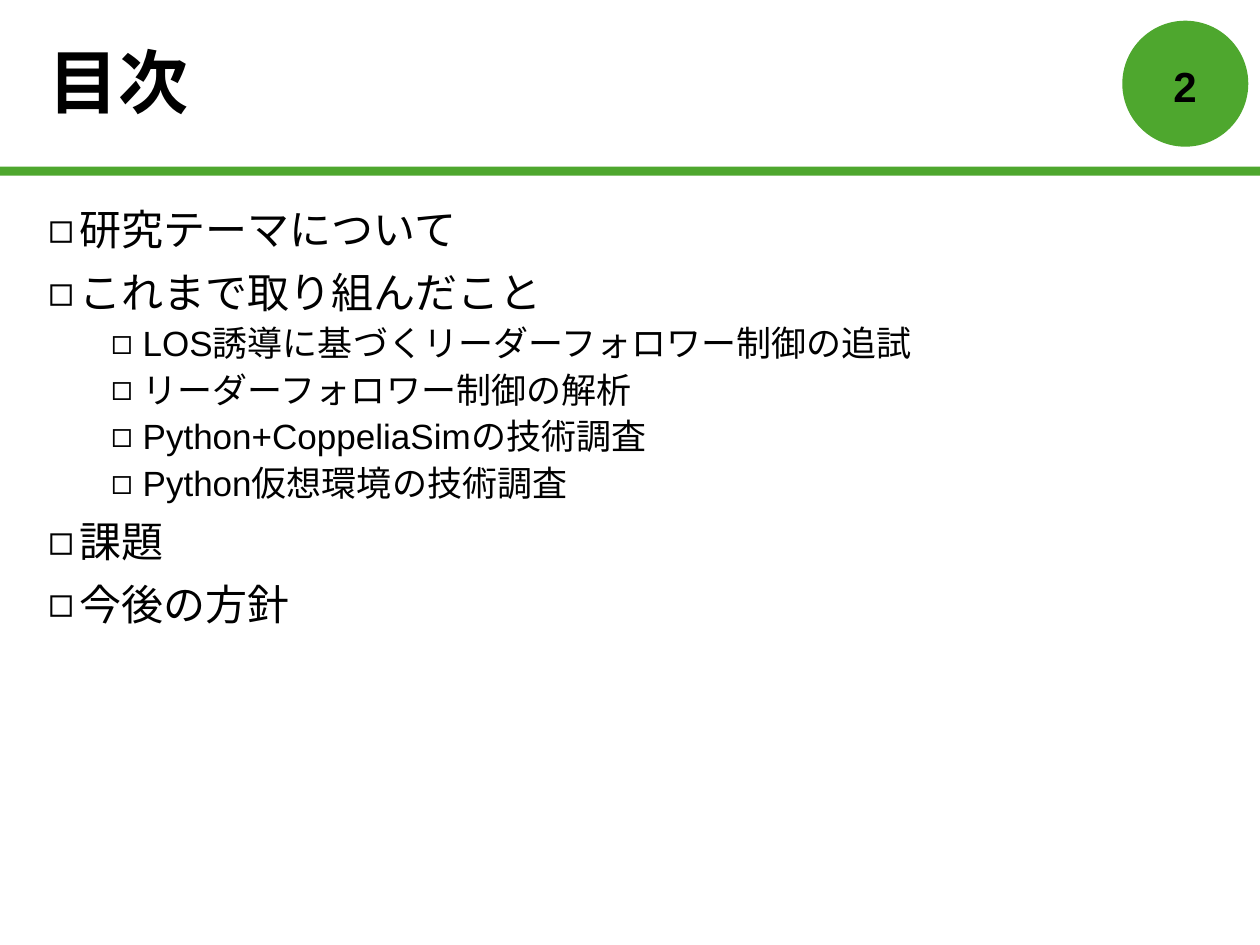
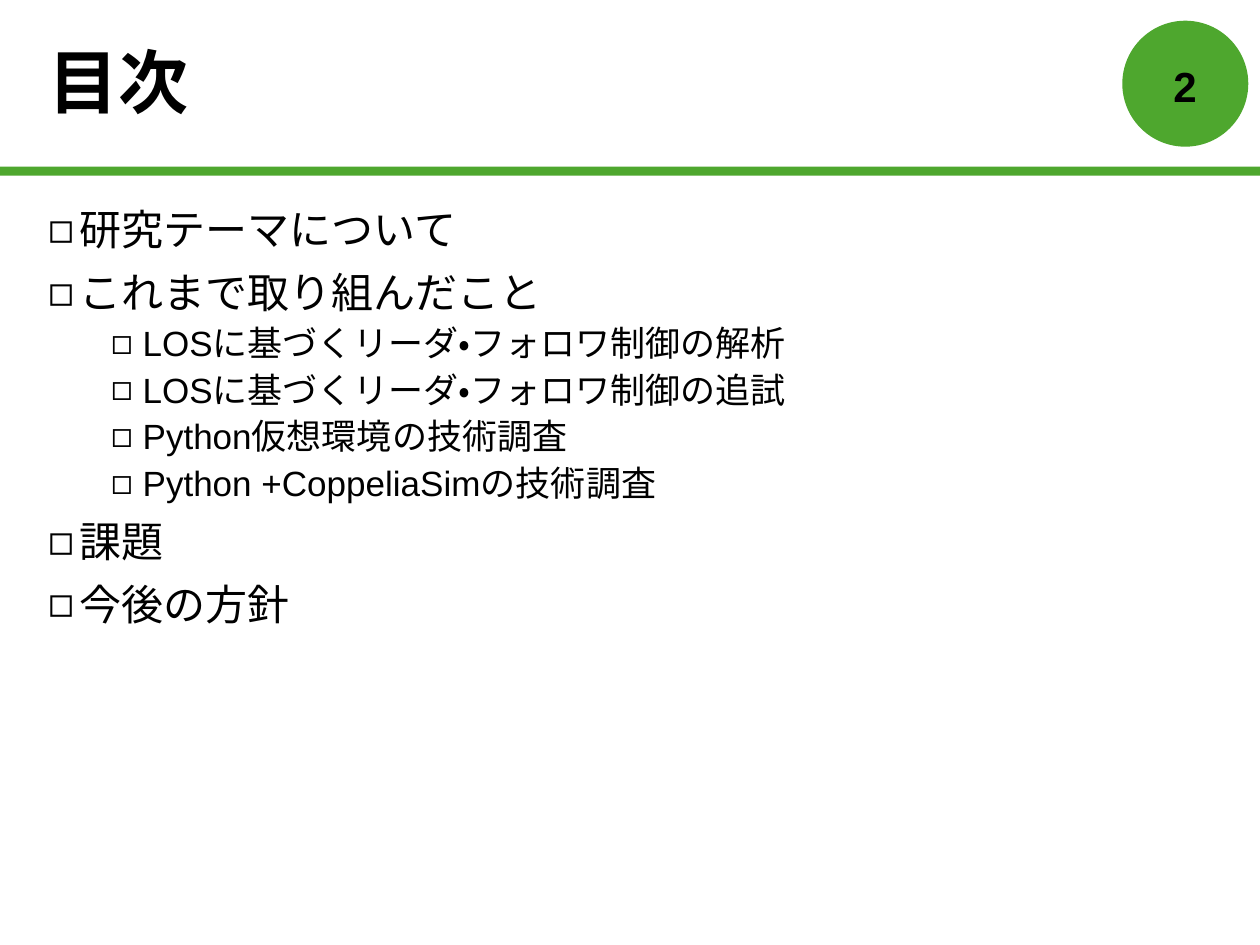
Before and after one commit to forest-book/MatlabLOSFormation, a slide deck: slide 3 of 森本皓斗.pptx. Drawn at 1260x945 pixels with LibreOffice and Linux fonts; fonts in the diff are those of the drawing. Boxes give left, top, right and bottom in pixels: in the first picture for what was removed or moved away, otherwise in the second. Text is boxed around its words. In the diff, an @@ line names an element or a change of style, - is before the commit and + after.

```diff
--- a/森本皓斗.pptx
+++ b/森本皓斗.pptx
@@ text at [143, 328, 786, 406]: text changed @@
-  ◻ LOS誘導に基づくリーダーフォロワー制御の追試
-  ◻ リーダーフォロワー制御の解析
-  ◻ Python+CoppeliaSimの技術調査
+  ◻ LOSに基づくリーダ・フォロワ制御の解析
+  ◻ LOSに基づくリーダ・フォロワ制御の追試
@@ text at [143, 468, 656, 503]: paragraph added @@
+  ◻ Python +CoppeliaSimの技術調査
```
Also in this commit, not shown: 4 other slides changed, 3 slides added, 3 slides removed.
